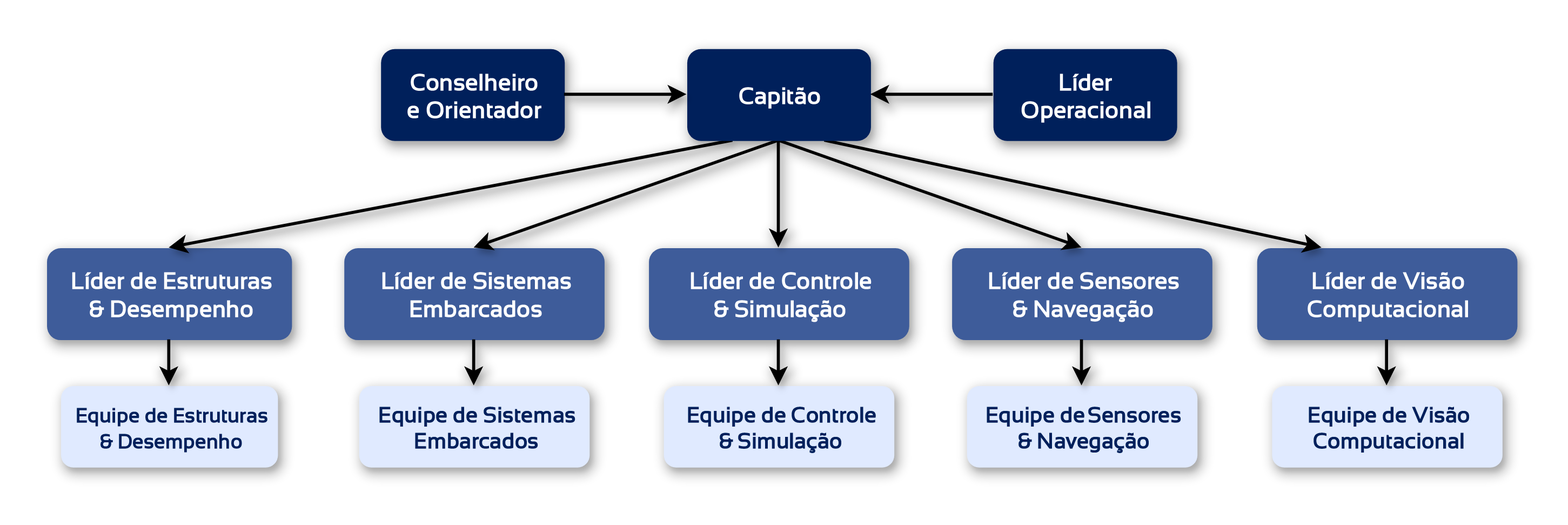
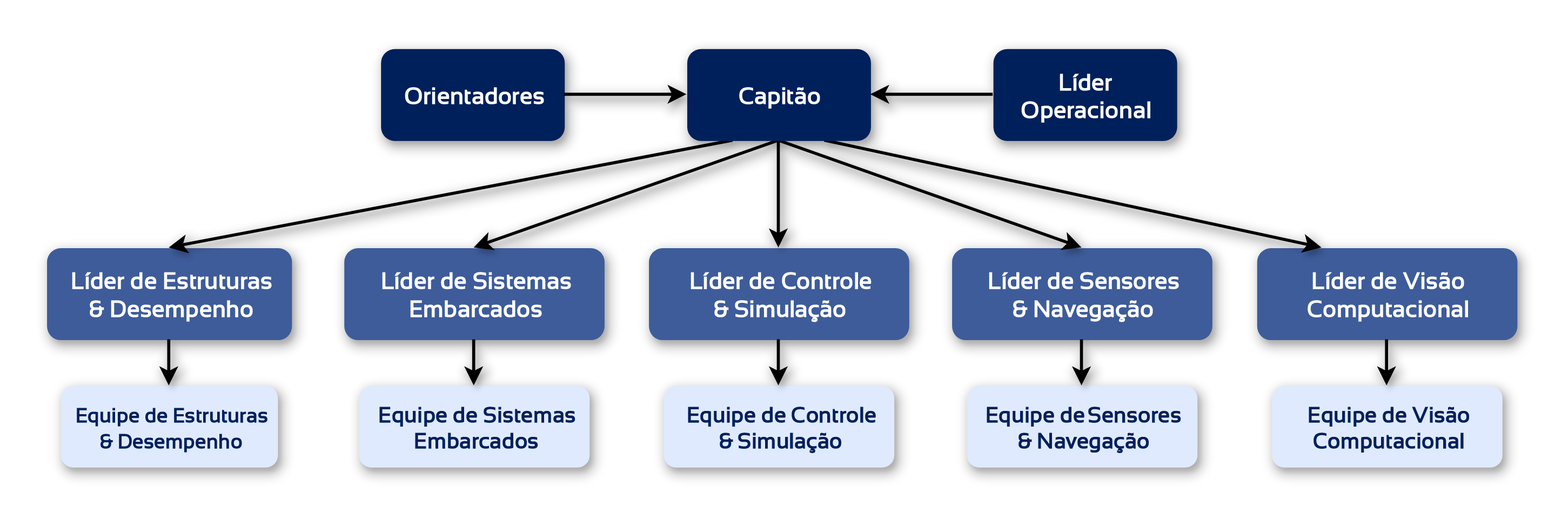
Comparing the layer stacks of the two 1568 × 525 images. Changes:
renamed "Fluxograma-site" to "Fluxograma-site.drawio", painted on it over [404, 73, 545, 119]
